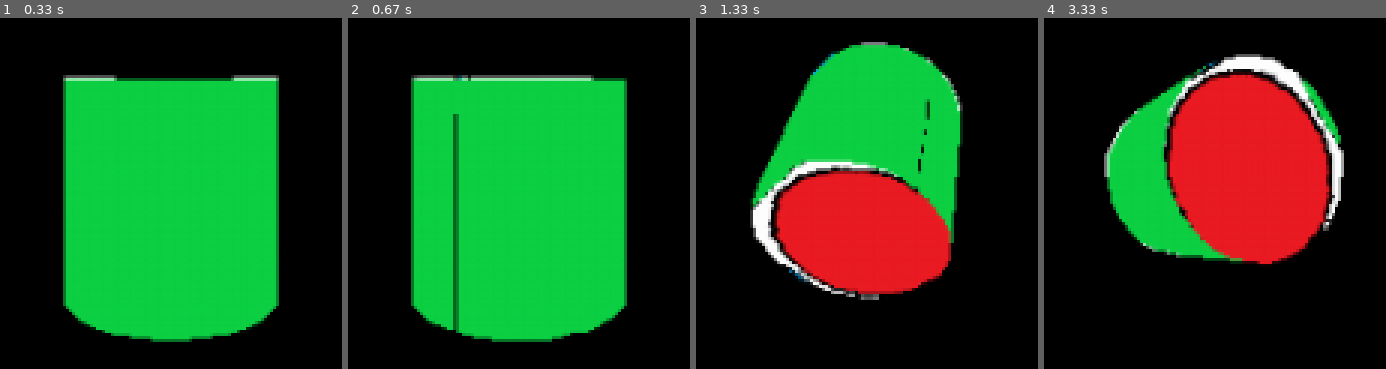
Above: before the commit, frames 1-4 (left to right).
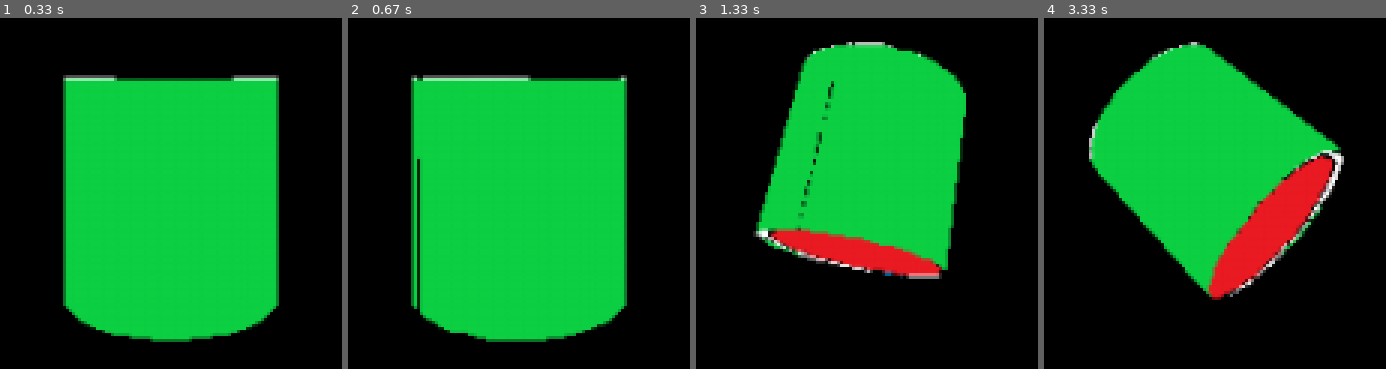
Above: after the commit, the same moments.

Repository: Kornelos/CG-3D-texturing
Game: pygame game, started from main.py
Two runs of this game, one before a commit and one after it. Both use one fixed random seed, a clock stepped at 60 frames per second and the inputs below.
Inputs:
- Up to frame 1 (0.33 s): no input
- Up to frame 2 (0.67 s): hold Right from 0.33 s (still down)
- Up to frame 3 (1.33 s): release Right at 0.8 s; hold Up 0.83-1.13 s; tap Z at 0.9, 1.23 s; tap X at 0.98 s; hold Right from 1.17 s (still down)
- Up to frame 4 (3.33 s): tap Z at 1.53, 1.73, 2.03, 2.3, 2.63, 2.93, 3.07 s; release Right at 1.63 s; hold Left 1.67-2.2 s; hold A 1.67-2.2 s; hold Down 2.23-2.53 s; hold S 2.23-2.53 s; tap X at 2.38 s; hold Left 2.57-2.97 s; hold A 2.57-2.97 s; hold Up from 3 s (still down)

Frame 1 is identical in both runs. In frame 2, 2.3% of the frame differs, in the area x 18-82%, y 16-93%; in frame 3, 18%; in frame 4, 28%, in the area x 13-88%, y 6-81%.

Commit message:
Refactor

Diff:
--- a/cylinder.py
+++ b/cylinder.py
@@ -90,4 +90,4 @@
 
 # ---------------------------------------------------------------------------------------
 # TESTING:
-t = Cylinder()
+# t = Cylinder()
--- a/main.py
+++ b/main.py
@@ -11,11 +11,12 @@
 width = 1024
 height = 1024
 pygame.init()
-pygame.display.set_caption('CG 3D textured cylinder -- Use arrows to rotate in X Y plane and {A Z} keys to rotate in Z plane')
+pygame.display.set_caption(
+    'CG 3D textured cylinder -- Use arrows to rotate in X Y plane and {A Z} keys to rotate in Z plane and {S X} to '
+    'zoom in/out')
 screen = pygame.display.set_mode((width, height))
 CLOCK = pygame.time.Clock()
 font = pygame.font.Font(pygame.font.get_default_font(), 36)
-
 
 # scene setup
 a = width / height  # aspect ratio
@@ -96,8 +97,6 @@
 
         points = trg.get_points()
         tex_points = trg.get_texture()
-        #print(tex_points)
-        #
 
         for i in range(3):
             points[i] = points[i].dot(mat_world)
@@ -128,9 +127,7 @@
                                      tex_points)
 
 
-
 rotate(0, 0, pi, tex_filler)
-
 
 pygame.display.flip()
 
@@ -204,6 +201,6 @@
         rotate(angle_x, angle_y, angle_z, tex_filler)
         pygame.display.flip()
         redraw = False
-    CLOCK.tick(60)
+    CLOCK.tick(30)
 
 exit(0)
